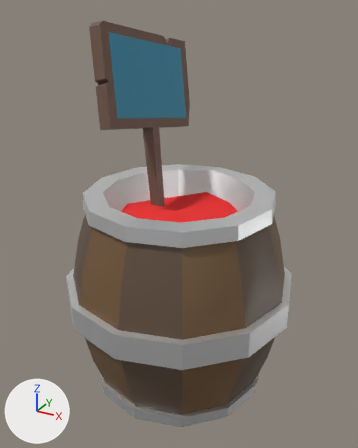
Two versions of the FBX model Assets/_/_ART/_3D/3DModels/Workstation/3D_foodstation_barell.fbx, one commit apart.
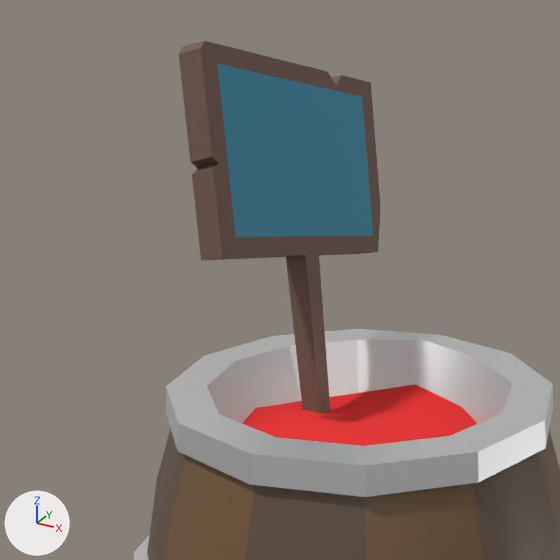
Each version is shown whole from a 50 mm camera at (-3.566, 9.64, 1.519) aimed at (-4.461, 11.268, 0.705), then close up on the part from 0% to 78% of the width and 0% to 62% of the height. Every picture has the same lights, and +X, +Y and +Z are marked at lower left. Where no turn or scale is listed for an object, it has been applied to the vertices.

The first close-up shows '3D_foodstation_barell'.
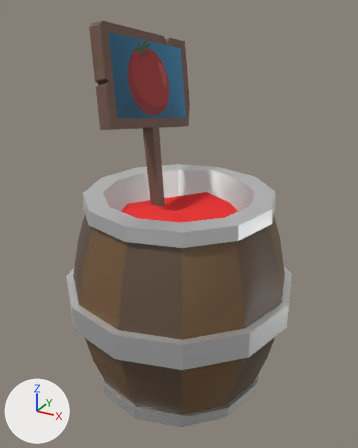
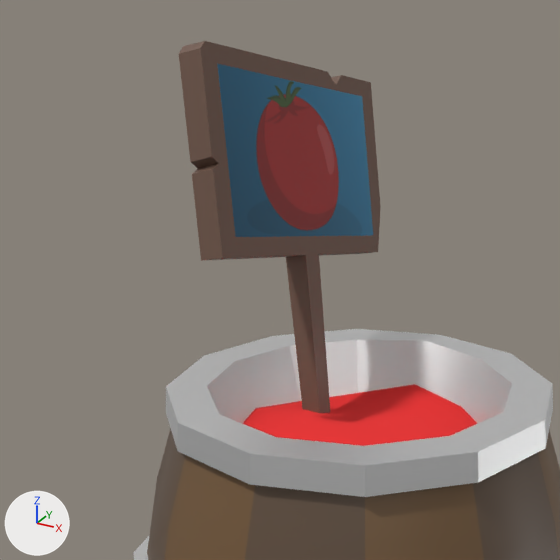
The newer file is also rescaled (x1.034), turned or shifted as a whole; pictures and numbers use the older file's frame.

The change, as a diff of the scene's bpy script:
```diff
--- a/Assets/_/_ART/_3D/3DModels/Workstation/3D_foodstation_barell.fbx.py
+++ b/Assets/_/_ART/_3D/3DModels/Workstation/3D_foodstation_barell.fbx.py
@@ img_tomate_sign_png @@
+img_tomate_sign_png = load_image('tomate_sign.png', '../../Textures/tomate_sign.png', 256, 256, 'sRGB')
@@ mat_mat_workstation_sign @@
 mat_mat_workstation_sign = principled_material('MAT_Workstation_sign')
-mat_mat_workstation_sign.base_color = (0.0372, 0.261, 0.399)  # cyan #368ca9
+mat_mat_workstation_sign.texture = img_tomate_sign_png
@@ me_cylinder_001 @@
 me_cylinder_001.from_pydata(...)  # 228 vertices, 217 faces; spans x -0.437..0.53, y -0.508..0.459, z 0.0..1.494
 # used by ob_3d_foodstation_barell; location = (-4.511, 11.302, -0.021)
+# me_cylinder_001 part 1: texture (UV) coordinates of 3 of 217 faces, centred in x -0.16..-0.156, y -0.067..0.27, z 1.266..1.289, changed; they spanned u 0.62..0.62, v 0.5..0.75 and now span u 0.0..1.0, v 0.24..0.83
 me_cylinder_001.materials.append(mat_mat_workstation_brun_2)
```

Changed parts and their boxes (x1, y1, x2, y2) in the close-ups (560 x 560 px):
'3D_foodstation_barell', surface changed: (215, 62, 371, 240) in both
part 1 of me_cylinder_001, surface changed: (217, 63, 373, 237) in both
